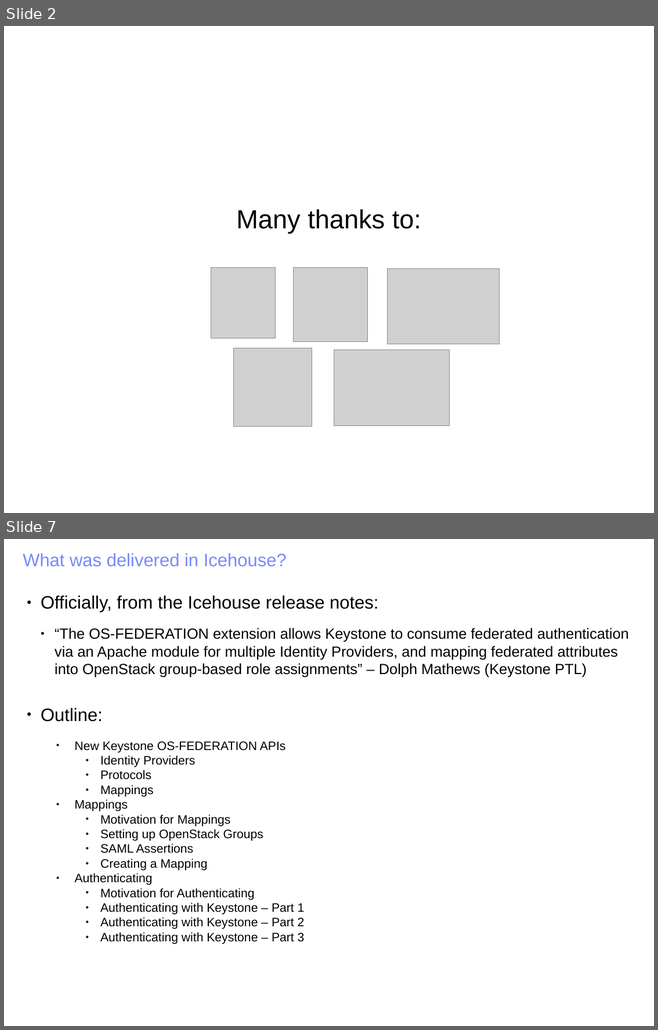
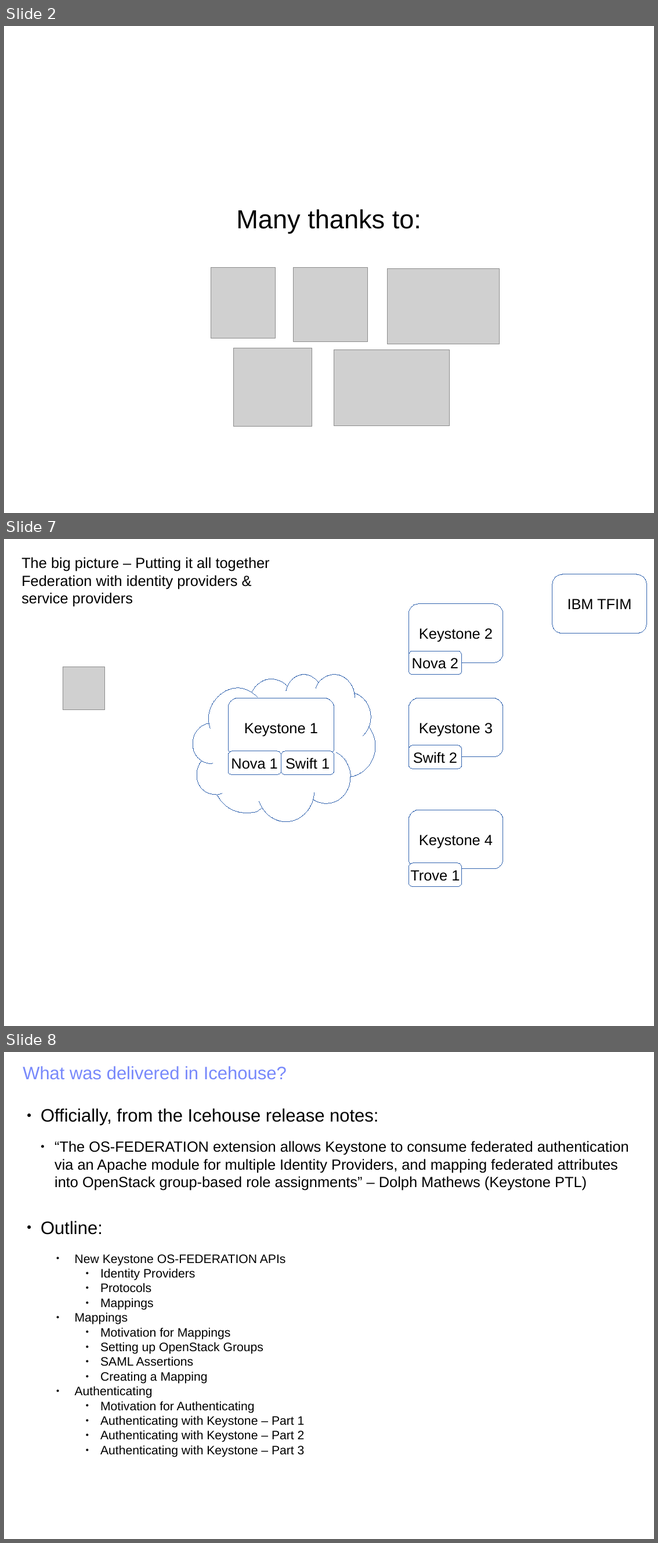
Before and after one commit to joesavak/OpenStackFederation, a slide deck: os-federation.odp. Shown one above the other, each under a label of ours: slides 2 and 7 before the commit, slides 2, 7 and 8 after it; the slides between them are not shown. The pictures are 658x1030 and 658x1543 pixels, drawn with LibreOffice and Linux fonts; fonts in the diff are those of the drawing; grey boxes stand for pictures. Boxes give left, top, right and bottom in pixels: in the first picture for what was removed or moved away, otherwise in the second. Text is boxed around its words. In the diff, an @@ line names an element or a change of style, - is before the commit and + after.

```diff
--- a/os-federation.odp
+++ b/os-federation.odp
@@ slide 7 added at (4, 539, 654, 1026), background #FFFFFF @@
@@ text added at (21, 557, 270, 607), 18 pt, text #000000 @@
+The big picture – Putting it all together
+Federation with identity providers & service providers
@@ rounded rectangle added at (552, 574, 647, 634), outline #3465AF 0 pt, 18 pt, text #000000 @@
+IBM TFIM
@@ rounded rectangle added at (408, 604, 503, 663), outline #3465AF 0 pt, 18 pt, text #000000 @@
+Keystone 2
@@ rounded rectangle added at (408, 651, 462, 675), fill #FFFFFF, outline #3465AF 0 pt, 18 pt, text #000000 @@
+Nova 2
@@ picture added at (63, 667, 105, 710) @@
@@ freeform shape added at (192, 675, 375, 822), outline #3465AF 0 pt @@
@@ rounded rectangle added at (228, 698, 334, 757), outline #3465AF 0 pt, 18 pt, text #000000 @@
+Keystone 1
@@ rounded rectangle added at (408, 698, 503, 757), outline #3465AF 0 pt, 18 pt, text #000000 @@
+Keystone 3
@@ rounded rectangle added at (408, 745, 462, 769), fill #FFFFFF, outline #3465AF 0 pt, 18 pt, text #000000 @@
+Swift 2
@@ rounded rectangle added at (228, 751, 281, 775), fill #FFFFFF, outline #3465AF 0 pt, 18 pt, text #000000 @@
+Nova 1
@@ rounded rectangle added at (281, 751, 334, 775), fill #FFFFFF, outline #3465AF 0 pt, 18 pt, text #000000 @@
+Swift 1
@@ rounded rectangle added at (408, 810, 503, 869), outline #3465AF 0 pt, 18 pt, text #000000 @@
+Keystone 4
@@ rounded rectangle added at (408, 863, 462, 887), fill #FFFFFF, outline #3465AF 0 pt, 18 pt, text #000000 @@
+Trove 1
@@ what was slide 7 is now slide 8 @@
```
Also in this commit, not shown: 6 slides changed.
